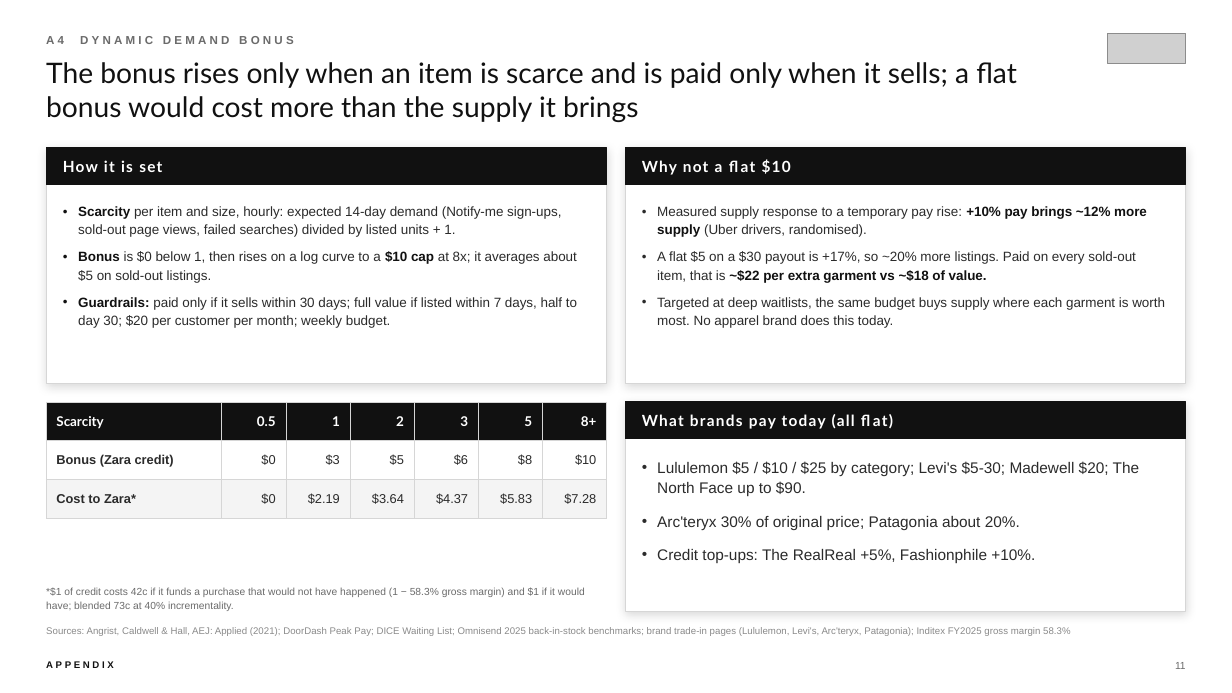
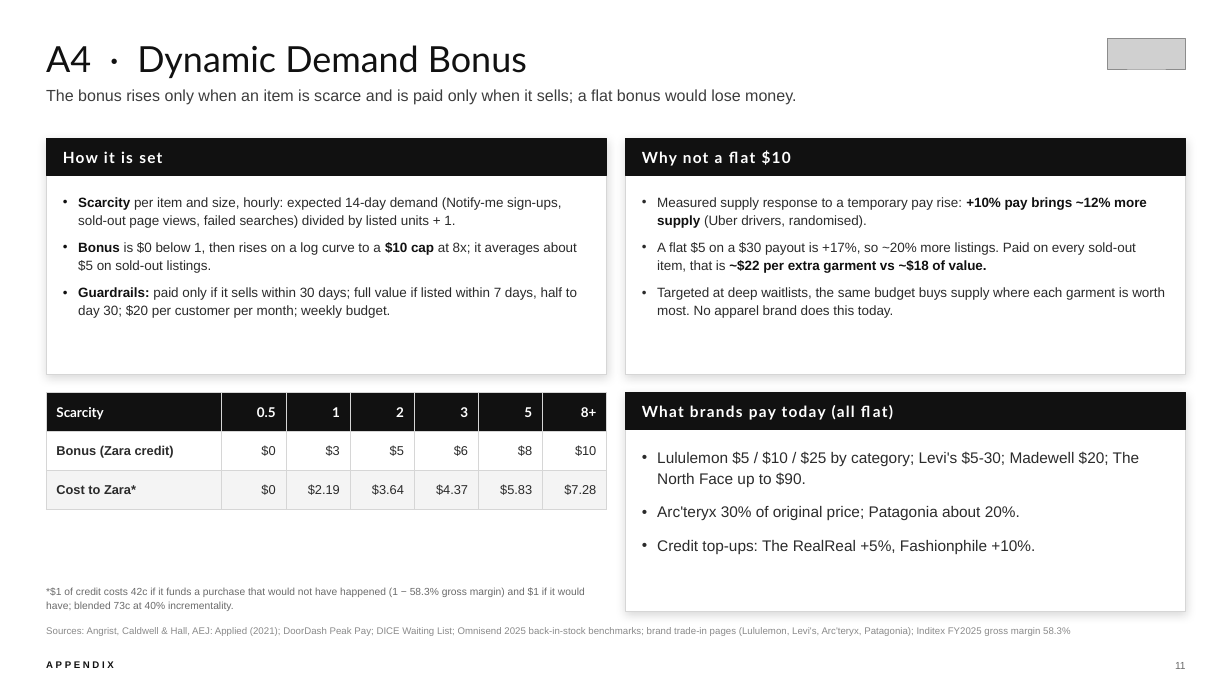
Before and after one commit to aryaKanna09/sparta-state-engine, a slide deck: slide 11 of zara-case-mockup/deck/ZARA_ReLoop_Deck.pptx. Drawn at 1232x693 pixels with LibreOffice and Linux fonts; fonts in the diff are those of the drawing; grey boxes stand for pictures. Boxes give left, top, right and bottom in pixels: in the first picture for what was removed or moved away, otherwise in the second. Text is boxed around its words. In the diff, an @@ line names an element or a change of style, - is before the commit and + after.

```diff
--- a/zara-case-mockup/deck/ZARA_ReLoop_Deck.pptx
+++ b/zara-case-mockup/deck/ZARA_ReLoop_Deck.pptx
@@ text "A4 · Dynamic Demand Bonus" at (x1=46, y1=45, x2=527, y2=78): vertical alignment top to bottom @@
@@ text at (x1=46, y1=45, x2=527, y2=78): text changed; size 9 to 28 pt; font Arial to Lato; text colour #6B6B6B to #111111; bold off @@
-A4 DYNAMIC DEMAND BONUS
+A4 · Dynamic Demand Bonus
@@ picture moved from (x1=1107, y1=33, x2=1186, y2=64) to (x1=1107, y1=39, x2=1186, y2=69) @@
@@ text at (x1=46, y1=89, x2=796, y2=105): text changed; size 22 to 12.5 pt; font Lato to Arial; text colour #111111 to #3D3D3D @@
-The bonus rises only when an item is scarce and is paid only when it sells; a flat bonus would cost more than the supply it brings
+The bonus rises only when an item is scarce and is paid only when it sells; a flat bonus would lose money.
@@ 5 texts, 5 rectangles, 1 table moved together from (x1=46, y1=148, x2=1187, y2=508) to (x1=46, y1=139, x2=1187, y2=499) @@
@@ rectangle resized from (x1=626, y1=402, x2=1187, y2=612) to (x1=626, y1=393, x2=1187, y2=612) @@
@@ text "Lululemon $5 / $10 / ..." moved from (x1=657, y1=461, x2=1139, y2=563) to (x1=657, y1=451, x2=1139, y2=554) @@
```
Also in this commit, not shown: 17 other slides changed, 3 other files.
